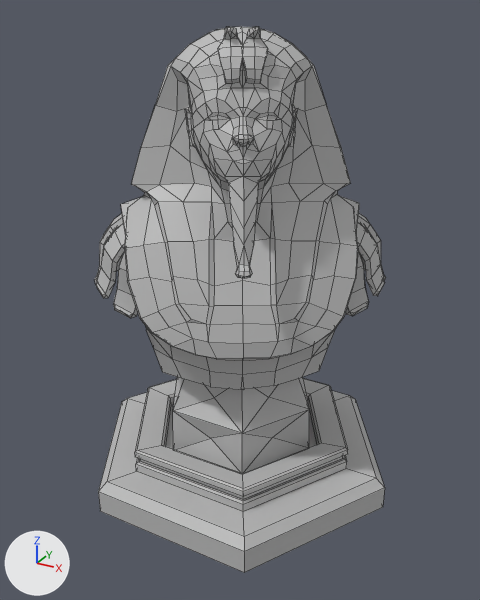
Renders of the FBX model The Hollow Shield/Assets/Meshes/armyTile_Egyptian.fbx from each side of a commit.
Rendered twice from a 50 mm camera at (0.018, -0.0327, 0.0282) aimed at (0.0003, -0.0006, 0.0121). The axes (+X, +Y, +Z) are drawn at lower left. The lights are the same throughout. Mesh edges are drawn as thin lines. Where no turn or scale is listed for an object, it has been applied to the vertices. Vertices at the same position are counted once.

Names of what the first picture shows: 'armyTile_Egyptian'.
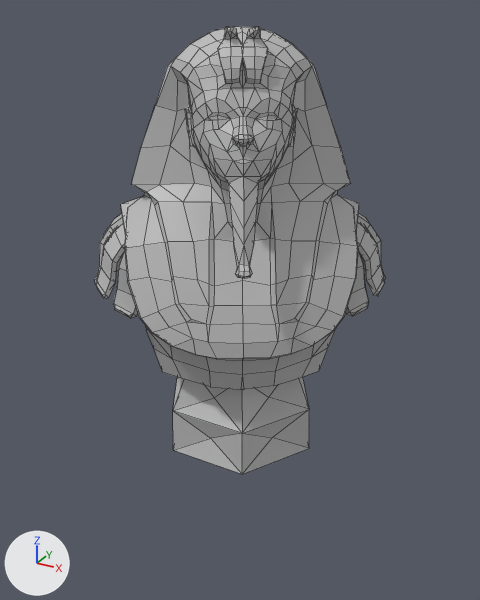
Boxes (x1, y1, x2, y2) around the edits, measured in the pictures (480 x 600 px):
```json
{"object": "armyTile_Egyptian", "change": "reshaped", "before": [95, 27, 386, 573], "after": [95, 27, 386, 474], "on screen": "18% shorter"}
{"part": 1, "of": "me_mesh", "change": "deleted", "before": [98, 378, 385, 573]}
```

Scene script edits in JSON lines:
```json
{"block": "me_mesh", "where": "me_mesh.from_pydata(...)  # 1249 vertices, 1308 faces; spans x -0.01..0.01, y -0.0087..0.0087, z 0.0..0.0274"}
{"block": "me_mesh", "where": "# used by ob_armytile_egyptian; location = (0.0, 0.0, 0.0)"}
{"block": "me_mesh", "change": "me_mesh part 1: the loose piece of 85 vertices spanning x -0.01..0.01, y -0.0087..0.0087, z 0.0..0.0035 is deleted"}
```
